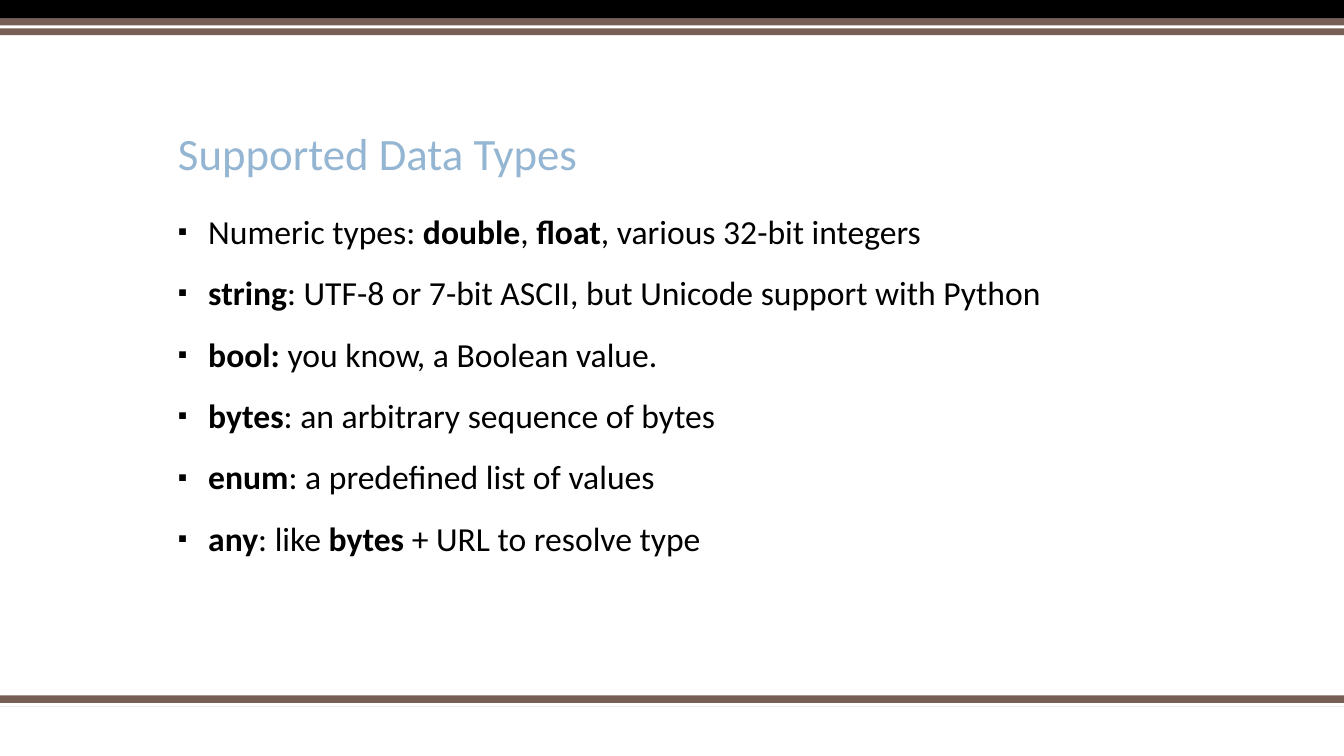
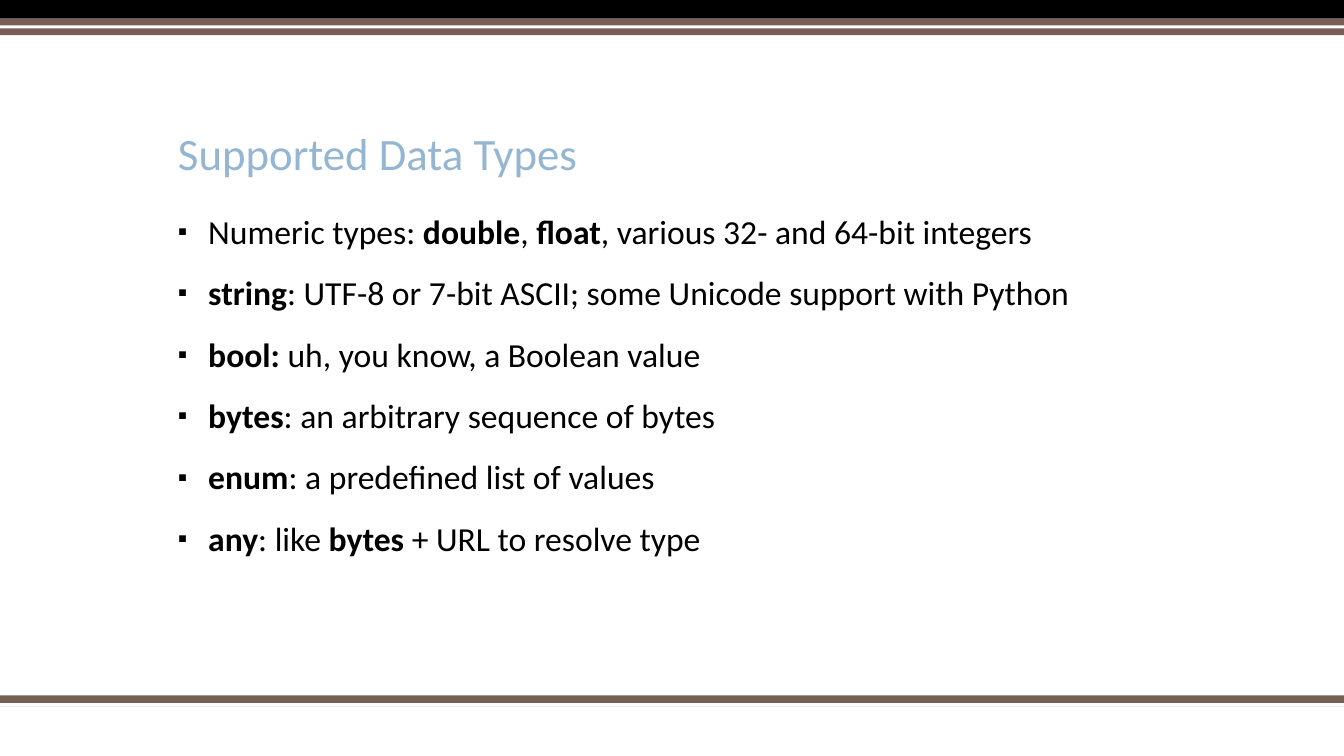
Before and after one commit to kerchen/PyOhioProtobuf, a slide deck: slide 6 of PythonProtobufPyOhio2017.pptx. Drawn at 1344x756 pixels with LibreOffice and Linux fonts; fonts in the diff are those of the drawing; background and template pictures are left out. Boxes give left, top, right and bottom in pixels: in the first picture for what was removed or moved away, otherwise in the second. Text is boxed around its words. In the diff, an @@ line names an element or a change of style, - is before the commit and + after.

```diff
--- a/PythonProtobufPyOhio2017.pptx
+++ b/PythonProtobufPyOhio2017.pptx
@@ text at (x1=208, y1=220, x2=1069, y2=373): text changed @@
-▪ Numeric types: double, float, various 32-bit integers
-▪ string: UTF-8 or 7-bit ASCII, but Unicode support with Python
-▪ bool: you know, a Boolean value.
+▪ Numeric types: double, float, various 32- and 64-bit integers
+▪ string: UTF-8 or 7-bit ASCII; some Unicode support with Python
+▪ bool: uh, you know, a Boolean value
```
Also in this commit, not shown: 4 other slides changed, 8 slides added.
